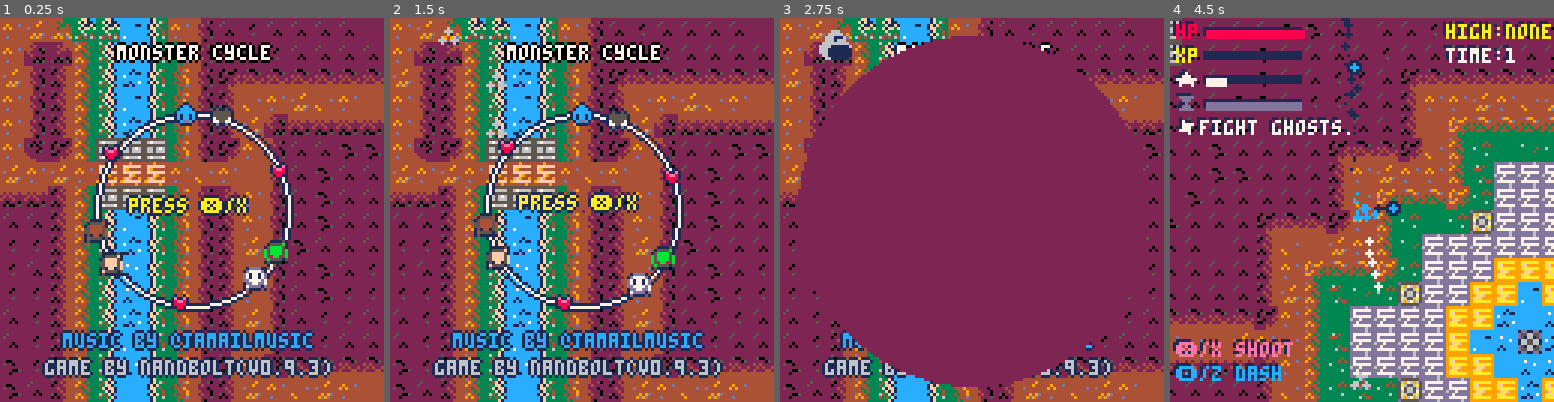
Above: before the commit, frames 1-4 (left to right).
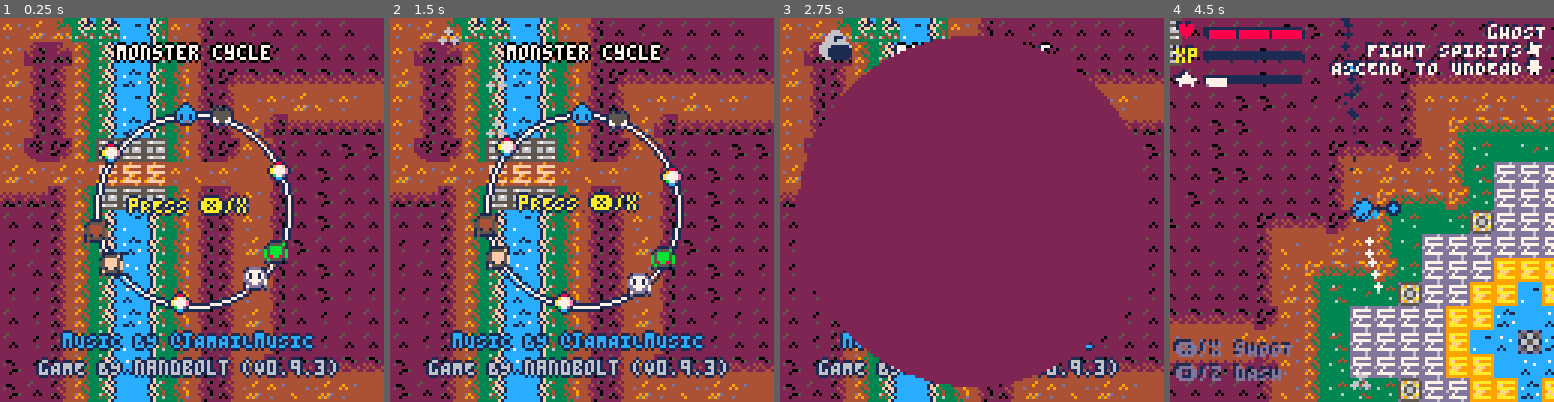
Above: after the commit, the same moments.

Repository: nandbolt/Monster-Cycle
Game: PICO-8 cartridge monster-cycle.p8
Same seed, same stepped clock (60 frames per second), same inputs: the game is played once before the commit and once after it.
Inputs:
- Up to frame 1 (0.25 s): no input
- Up to frame 2 (1.5 s): tap O (Z key) at 0.33, 0.7, 1.43 s; tap X (X key) at 1.07 s
- Up to frame 3 (2.75 s): hold Left 1.97-2.37 s; tap X (X key) at 2.07, 2.4, 2.73 s; tap O (Z key) at 2.22 s; hold Down from 2.42 s (still down)
- Up to frame 4 (4.5 s): release Down at 2.82 s; hold Right 2.87-3.53 s; tap X (X key) every 0.33 s from 3.07 to 4.4 s; tap O (Z key) at 3.1, 3.98 s; hold Up 3.58-4.08 s; hold Right from 4.13 s (still down)

The runs differ from the first frame. In frame 1, 4.0% of the frame differs, in the area x 9-89%, y 32-94%; in frame 2, 4.0%; in frame 3, 1.2%; in frame 4, 7.5%, in the area x 0-100%, y 0-95%.

Commit message:
some polish

Diff:
--- a/monster-cycle.p8
+++ b/monster-cycle.p8
@@ -5,7 +5,7 @@
 --by nandbolt
 
 --music--
-audio_artist="@jamailmusic"
+audio_artist="@jAMAILmUSIC"
 audio_credits_color=12
 music_mainmenu=40
 music_ghost=44
@@ -126,14 +126,8 @@
 		pmusic(music_mainmenu)
 		load_highscore()
 	else
-		--reset music
-		pmusic(music_ghost,0,5)
-
 		--clear run
 		gtime=0
-
-		--clear particles
-
 
 		--clear pools
 		ghosts={}
@@ -189,7 +183,10 @@
 			make_wraith(spnr.x,spnr.y,true)
 		end
 --		make_human(spnr.x,spnr.y,true)
-		player.iframes=900
+--		player.iframes=900
+--		player.xp=3
+--		player.maxhp=16
+--		player.hp=player.maxhp
 	end
 end
 
@@ -226,6 +223,7 @@
 		--help menu
 		if btnp(5) then
 			gstate=gst_active
+			pmusic(music_ghost)
 			_init()
 			sfx(sfx_gamestart)
 		end
@@ -523,9 +521,9 @@
 	--player or npc
 	if is_player then
 		ghost.update_input=update_player_input
-		ghost.goal="✽fight ghosts."
-		ghost.oprompt="🅾️/z dash"
-		ghost.xprompt="❎/x shoot"
+		ghost.goal="              gHOST\n    FIGHT SPIRITS✽\n ASCEND TO UNDEAD웃"
+		ghost.oprompt="🅾️/z dASH"
+		ghost.xprompt="❎/x sHOOT"
 		player=ghost
 	else
 		init_actor_npc(ghost)
@@ -699,9 +697,9 @@
 	--player or npc
 	if is_player then
 		zombie.update_input=update_player_input
-		zombie.goal="웃eat humans."
-		zombie.oprompt="🅾️/z charge"
-		zombie.xprompt="❎/x breath"
+		zombie.goal="             zOMBIE\n       EAT HUMANS웃\n  ASCEND TO HUMAN♥"
+		zombie.oprompt="🅾️/z cHARGE"
+		zombie.xprompt="❎/x bREATHE"
 		player=zombie
 	else
 		init_actor_npc(zombie)
@@ -751,6 +749,7 @@
 	zombie.plife=30
 	zombie.pcost=30
 	zombie.pethereal=true
+	zombie.pkstr=0
 	zombie.pdraw=draw_zombie_proj
 	zombie.sfxxaction=sfx_z0mbiebreath
 end
@@ -825,7 +824,7 @@
 	a.iframes=30 --invincibility frames
 
 	--xp
-	a.maxxp=3
+	a.maxxp=4
 	a.xp=0
 
 	--meter
@@ -843,6 +842,9 @@
 	a.xaction=false --❎ action
 	a.oactionp=false --🅾️ action pressed
 	a.xactionp=false --❎ action pressed
+
+	--drops
+	a.hpchance=0.2
 end
 
 --inits vars for npc actor
@@ -1147,7 +1149,7 @@
 			dmgable(oa) and
 			not oa.dashing then
 			knockback(oa,oa.x-a.x,
-				oa.y-a.y,4)
+				oa.y-a.y,a.spd)
 			dmg_actor(oa,1)
 		end
 	else
@@ -1191,7 +1193,7 @@
 		local oa=touching(a,a.targs)
 		if oa!=nil and dmgable(oa) then
 			knockback(oa,oa.x-a.x,
-				oa.y-a.y,4)
+				oa.y-a.y,a.spd*1.5)
 			dmg_actor(oa,1)
 		end
 	end
@@ -1214,9 +1216,13 @@
 	end
 
 	--drop hp
-	if 0.1<0.2 then
-		spawn_hp(x+rnd(1)*ts-hts,
-			y+rnd(1)*ts-hts,na)
+	if rnd(1)<a.hpchance then
+		local xx,yy=x+rnd(1)*ts-hts,y+rnd(1)*ts-hts
+		if rnd(1)<0.2 then
+			spawn_maxhp(xx,yy,na)
+		else
+			spawn_hp(xx,yy,na)
+		end
 	end
 end
 
@@ -1476,6 +1482,10 @@
 
 	--lifetime
 	a.plife=30
+
+	--damage
+	a.pdmg=1
+	a.pkstr=2
 end
 
 --update blaster
@@ -1567,6 +1577,7 @@
 	a.melee.bboff=8 --hitbox offset
 	a.melee.bbhw=3 --hitbox half width
 	a.melee.bbhh=3 --hitbox half height
+	a.melee.dmg=2
 end
 
 --update melee
@@ -1579,8 +1590,8 @@
 	local oa=touching(a.melee,a.targs)
 	if oa!=nil and dmgable(oa) then
 		knockback(oa,oa.x-a.x,
-			oa.y-a.y,4)
-		dmg_actor(oa,1)
+			oa.y-a.y,4+a.spd)
+		dmg_actor(oa,a.melee.dmg)
 	end
 end
 
@@ -1807,9 +1818,9 @@
 	--player or npc
 	if is_player then
 		wraith.update_input=update_player_input
-		wraith.goal="✽fight ghosts."
-		wraith.oprompt="🅾️/z dash"
-		wraith.xprompt="❎/x shoot"
+		wraith.goal="             wRAITH\n    FIGHT SPIRITS✽\n ASCEND TO UNDEAD웃"
+		wraith.oprompt="🅾️/z dASH"
+		wraith.xprompt="❎/x sHOOT"
 		player=wraith
 	else
 		init_actor_npc(wraith)
@@ -1859,6 +1870,8 @@
 	wraith.pfollow=true
 	wraith.pcost=30
 	wraith.pethereal=true
+	wraith.pdmg=2
+	wraith.pkstr=4
 	wraith.sfxxaction=sfx_wraithblast
 end
 
@@ -2005,9 +2018,9 @@
 	--player or npc
 	if is_player then
 		skeleton.update_input=update_player_input
-		skeleton.goal="웃fight humans."
-		skeleton.oprompt="🅾️/z throw x3"
-		skeleton.xprompt="❎/x throw"
+		skeleton.goal="           sKELETON\n     FIGHT HUMANS✽\n  ASCEND TO HUMAN♥"
+		skeleton.oprompt="🅾️/z tHROW X3"
+		skeleton.xprompt="❎/x tHROW"
 		player=skeleton
 	else
 		init_actor_npc(skeleton)
@@ -2127,14 +2140,14 @@
 	init_human_item(human)
 
 	--xp
-	human.maxxp=10
+	human.maxxp=16
 
 	--player or npc
 	if is_player then
 		human.update_input=update_player_input
-		human.goal="✽kill monsters"
-		human.oprompt="🅾️/z run"
-		human.xprompt="❎/x item"
+		human.goal="              hUMAN\n     FIGHT UNDEAD✽\n ESCAPE THE CYCLE⧗"
+		human.oprompt="🅾️/z rUN"
+		human.xprompt="❎/x iTEM"
 		player=human
 	else
 		init_actor_npc(human)
@@ -2189,6 +2202,7 @@
 		human.plife=15
 		human.pcost=15
 		human.pfragile=true
+		human.pkstr=1
 		human.sfxxaction=sfx_pistolshot
 
 		--sprites
@@ -2283,6 +2297,10 @@
 	--trail
 	init_trail(proj,a.pc2)
 
+	--damage
+	proj.dmg=a.pdmg
+	proj.kstr=a.pkstr
+
 	--add to projectile pool
 	add(projs,proj)
 end
@@ -2317,8 +2335,8 @@
 		dmgable(oa) and
 		not oa.dashing then
 		knockback(oa,oa.x-p.x,
-			oa.y-p.y,4)
-		dmg_actor(oa,1)
+			oa.y-p.y,p.kstr)
+		dmg_actor(oa,p.dmg)
 		collision=true
 	end
 
@@ -2395,14 +2413,14 @@
 	tprint("monster cycle",39,9)
 
 	--play prompt
-	oprint("press ❎/x",43,
+	oprint("pRESS ❎/x",43,
 		63+swave(mmomega*6,mmtimer,
 		0,4),10,1)
 
 	--credits
-	oprint("game by nandbolt(v"..vnum..")",
-		15,114,6,1)
-	oprint("music by "..audio_artist,
+	oprint("gAME BY nandbolt (V"..vnum..")",
+		13,114,6,1)
+	oprint("mUSIC BY "..audio_artist,
 		21,105,audio_credits_color,1)
 
 	--fade
@@ -2495,13 +2513,17 @@
 	--hp
 	shdwbar(xx+10,yy+2,32,2,
 		player.hp/player.maxhp,8)
-	shdwprint("hp",xx,yy,8)
+	shdwprint("♥",xx,yy,8)
+	draw_bardivs(xx+10,yy+2,
+		player.maxhp)
 
 	--xp
 	yy+=8
 	shdwbar(xx+10,yy+2,32,2,
 		player.xp/player.maxxp,10)
 	shdwprint("xp",xx,yy,10)
+	draw_bardivs(xx+10,yy+2,
+		player.maxxp)
 
 	--meter
 	yy+=8
@@ -2509,47 +2531,65 @@
 		player.meter/player.maxmeter,
 		7)
 	shdwprint("★",xx,yy,7)
-
-	--cooldown
-	yy+=8
-	shdwbar(xx+10,yy+2,32,2,
-		player.cooldwn/player.maxcooldwn,
-		13)
-	shdwprint("⧗",xx,yy,13)
-
-	--goal
-	yy+=8
-	shdwprint(player.goal,
-		xx,yy,7)
+	local v=1-player.cooldwn/
+		player.maxcooldwn
+	if v>0 then
+		rectfill(xx+10,yy+4,
+			xx+10+flr(clamp(32*v,0,32)),
+			yy+4,13)
+	end
 
 	--controls
 	yy=cam.y+116
+	local c1,c2=13,13
+	if (player.oaction) c1=12
+	if (player.xaction) c2=14
 	shdwprint(player.oprompt,
-		xx,yy,12)
+		xx,yy,c1)
 	yy-=8
 	shdwprint(player.xprompt,
-		xx,yy,14)
+		xx,yy,c2)
+
+	--goal
+	xx+=48
+	yy=cam.y+2
+	c1=7
+	if (player.xp>=player.maxxp) c1=10
+	shdwprint(player.goal,
+		xx,yy,c1)
 
 	--highscore
-	local hseconds=flr(ghigh/30)
-	if (ghigh==0) hseconds="none"
-	xx+=90
-	yy=cam.y+2
-	shdwprint("high:"..hseconds,
-		xx,yy,10)
+--	local hseconds=flr(ghigh/30)
+--	if (ghigh==0) hseconds="none"
+--	xx+=90
+--	yy=cam.y+2
+--	shdwprint("high:"..hseconds,
+--		xx,yy,10)
 
 	--timer
-	yy+=8
-	local seconds=flr(gtime/30)
-	shdwprint("time:"..seconds,
-		xx,yy,7)
+--	yy+=8
+--	local seconds=flr(gtime/30)
+--	shdwprint("time:"..seconds,
+--		xx,yy,7)
 end
 
 --draw help menu
 function draw_helpmenu()
 	cls(2)
 	cursor(8,8)
-	print("there is no end in death.\nas a lowly spirit, fight\nfor survival and gain\nenough xp to ascend\nto the next monster tier.\nescape the monster cycle!\n\ncontrols\n⬆️⬇️⬅️➡️:move\n🅾️/z:ability 1\n❎/x:ability 2\np/enter:pause\n\n*tip*\n"..tip.."\n\n❎/x to start",7)
+	print("tHERE IS NO END IN DEATH.\naS A LOWLY SPIRIT, FIGHT\nFOR SURVIVAL AND GAIN\nENOUGH xp TO ASCEND\nTO THE NEXT MONSTER TIER.\neSCAPE THE monster cycle!\n\ncONTROLS\n⬆️⬇️⬅️➡️:mOVE\n🅾️/z:aBILITY 1\n❎/x:aBILITY 2\np/enter:pAUSE\n\n*tIP*\n"..tip.."\n\n❎/x TO START",7)
+end
+
+--draw bar dividers
+-- x:rect x
+-- y:rect y
+-- v:value
+-- mv:max value
+function draw_bardivs(x,y,mv)
+	for i=0,mv do
+		local xx=x+flr(i*32/mv)
+		line(xx,y,xx,y+2,1)
+	end
 end
 -->8
 --misc
@@ -2666,11 +2706,11 @@
 	if a==player then
 		if a.xp>=a.maxxp then
 			if a.tier==1 then
-				player.goal="◆find tombtone!"
+				player.goal="    rEADY TO ASCEND\n FIND A TOMBSTONE◆"
 			elseif a.tier==2 then
-				player.goal="⌂find bed!"
+				player.goal="    rEADY TO ASCEND\n       FIND A BED⌂"
 			elseif a.tier==3 then
-				player.goal="∧find water!"
+				player.goal="    rEADY TO ASCEND\n       FIND WATER∧"
 			end
 		end
 	end
@@ -2695,6 +2735,26 @@
 function collect_hp(a,hp)
 	a.hp=clamp(a.hp+1,0,a.maxhp)
 	collect(a,hp)
+end
+
+--spawn maxhp
+function spawn_maxhp(x,y,owner)
+	local maxhp={}
+	init_collectable(maxhp,x,y)
+	maxhp.collect=collect_maxhp
+	maxhp.col=14
+	maxhp.ctrail=8
+	maxhp.owner=owner
+
+	--add to pool
+	add(collectables,maxhp)
+end
+
+--collect maxhp
+function collect_maxhp(a,maxhp)
+	a.maxhp+=1
+	a.hp+=1
+	collect(a,maxhp)
 end
 __gfx__
 00000000000111000001100000110000001111000010010000151000111fff5100111151015f11111dddddd11dd11dd11d1111d1001000000001510015151000
@@ -2721,14 +2781,14 @@
 0015851015bbb851b58bb85b15b8bb51d7117dd11dd77dd7dd7d7dd11544415115144154154144514522225416666a61d5eeee5d11111a110001d7d1d516615d
 00151510015555b55b5555151b5555101d77dd7d17dddd1d1ddddd10015555451455551515555510f522225ff111111f75eeee577111111700017d10d516615d
 00015100001bbb51151111011bb5b51001ddd1111d1111010117d10000155111151111011551451045222254444444f4d5eeee5ddddddd7d000011001dd11dd1
-00100000000bbb50050000000000000001ddd11101dddd1001dddd100015511115111100001111114522255444466f44d5eee55dddd117dd000000001d1111d1
-01510000005555b50b555500005555bb1d77dd7d1d7777d11d717dd1015555451455551011555555f522225fff6446ff75eeee57771dd17700100100d161161d
-1545100005bbb85105bbbb5005bbbb5bd7117dd1d717717dd77717d1154441511544445155444455455222544fa48644d55eee5dd7ad81dd01e11e1016166161
-5454510005bbbb50b5bbbb5b55bbb855d77777d1d717717dd1777dd7154444514544445545444151f522225fff6486ff75eeee57771d8177018ee81015166151
-1d5d451005bbbb50b5bbbb5bb5bbbb5bd77777d17d7777ddd71777dd1544445145444455154444544522255444684644d5eee55ddd18d1dd0188881015166151
-0111585105bbb850b58bb85b15b8bb55d7117dd17dd77dd1dd7d7dd11544415145144151154144554522225444684a44d5eeee5ddd18dadd0018810016166161
-000015d15b555510515555b50b5555111d77dd10d1dddd711ddddd10545555105155554114555511f155551fff6446ff71555517771dd17700011000d161161d
-00000110111bbb50101111510bb5110001dd77d1101111d1177d1100111444511011115114451100441111f4441661f4dd11117ddd11117d000000001d1111d1
+00100000000bbb50050000000000000001ddd11101dddd1001dddd100015511115111100001111114522255444466f44d5eee55dddd117dd000110001d1111d1
+01510000005555b50b555500005555bb1d77dd7d1d7777d11d717dd1015555451455551011555555f522225fff6446ff75eeee57771dd17700188100d161161d
+1545100005bbb85105bbbb5005bbbb5bd7117dd1d717717dd77717d1154441511544445155444455455222544fa48644d55eee5dd7ad81dd01977f1016166161
+5454510005bbbb50b5bbbb5b55bbb855d77777d1d717717dd1777dd7154444514544445545444151f522225fff6486ff75eeee57771d81771a7777e115166151
+1d5d451005bbbb50b5bbbb5bb5bbbb5bd77777d17d7777ddd71777dd1544445145444455154444544522255444684644d5eee55ddd18d1dd1a7777e115166151
+0111585105bbb850b58bb85b15b8bb55d7117dd17dd77dd1dd7d7dd11544415145144151154144554522225444684a44d5eeee5ddd18dadd01b77d1016166161
+000015d15b555510515555b50b5555111d77dd10d1dddd711ddddd10545555105155554114555511f155551fff6446ff71555517771dd177001cc100d161161d
+00000110111bbb50101111510bb5110001dd77d1101111d1177d1100111444511011115114451100441111f4441661f4dd11117ddd11117d000110001d1111d1
 22222222222222222222222244444444444444444444444433333333333333333333333322222222222222222222222222222222cccccccccccccccccccccccc
 2202220222500222222020524494449444d99444444949d43343334333d443333334346322522222222222222222222222222222cccc1ccccccccccccccccccc
 202500222222205225020222494d9944444449d44d949444343644333f3f34d33643433325222222220022222222022222222222ccc1c11cccccc11ccccccccc
